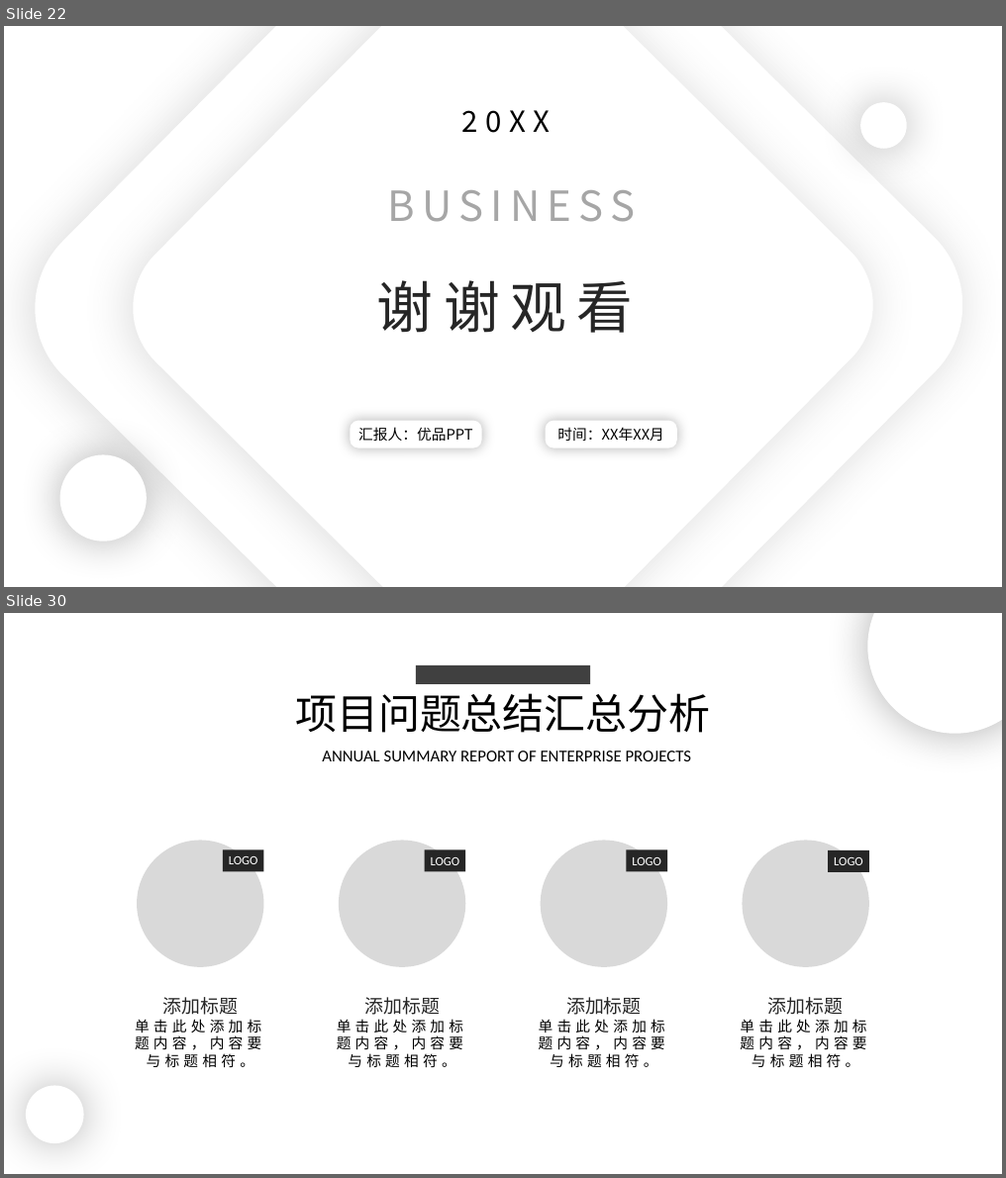
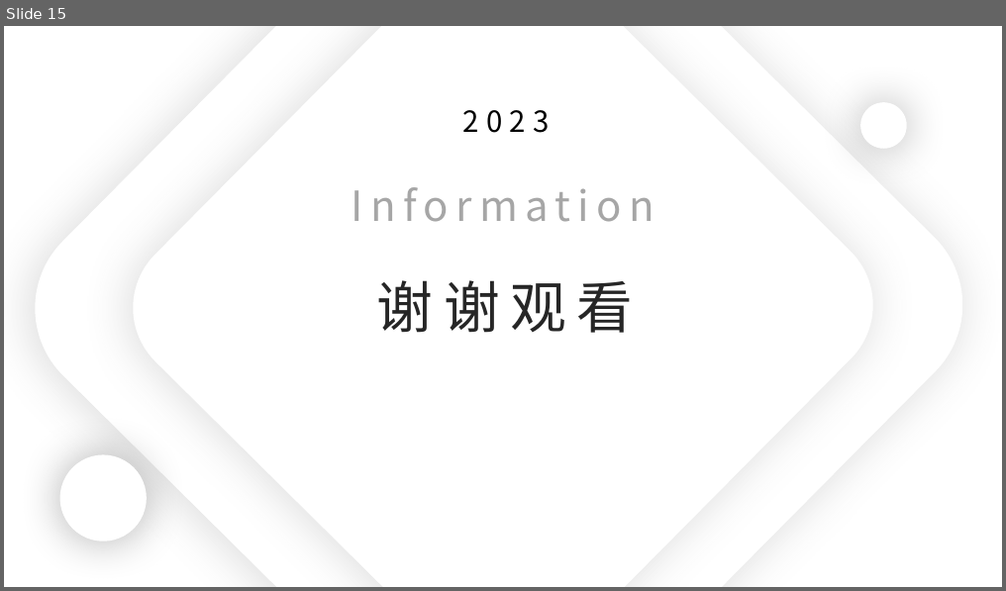
Before and after one commit to 1802024110/School-Assignment, a slide deck: BigData/分析.pptx. Shown one above the other, each under a label of ours: slides 22 and 30 before the commit, slide 15 after it; the slides between them are not shown. The pictures are 1006x1178 and 1006x591 pixels, drawn with LibreOffice and Linux fonts; fonts in the diff are those of the drawing. Boxes give left, top, right and bottom in pixels: in the first picture for what was removed or moved away, otherwise in the second. Text is boxed around its words. In the diff, an @@ line names an element or a change of style, - is before the commit and + after.

```diff
--- a/BigData/分析.pptx
+++ b/BigData/分析.pptx
@@ slide 30 removed at bbox=[4, 613, 1002, 1174], background #FFFFFF @@
@@ ellipse removed at bbox=[868, 613, 1002, 734] @@
@@ rectangle removed at bbox=[416, 665, 590, 684] @@
@@ text removed at bbox=[295, 693, 711, 733] @@
-项目问题总结汇总分析
@@ text removed at bbox=[322, 751, 692, 761] @@
-ANNUAL SUMMARY REPORT OF ENTERPRISE PROJECTS
@@ ellipse removed at bbox=[137, 841, 263, 967] @@
@@ ellipse removed at bbox=[339, 841, 466, 967] @@
@@ ellipse removed at bbox=[541, 841, 668, 967] @@
@@ ellipse removed at bbox=[743, 841, 869, 967] @@
@@ rectangle removed at bbox=[223, 851, 263, 872] @@
@@ text removed at bbox=[229, 857, 258, 864] @@
-LOGO
@@ rectangle removed at bbox=[425, 851, 466, 872] @@
@@ text removed at bbox=[431, 858, 460, 865] @@
-LOGO
@@ rectangle removed at bbox=[626, 851, 667, 872] @@
@@ text removed at bbox=[632, 858, 661, 865] @@
-LOGO
@@ rectangle removed at bbox=[829, 851, 869, 872] @@
@@ text removed at bbox=[834, 858, 863, 865] @@
-LOGO
@@ text removed at bbox=[163, 997, 239, 1015] @@
-添加标题
@@ text removed at bbox=[364, 997, 440, 1015] @@
-添加标题
@@ text removed at bbox=[566, 997, 642, 1015] @@
-添加标题
@@ text removed at bbox=[768, 997, 844, 1015] @@
-添加标题
@@ text removed at bbox=[135, 1019, 261, 1068] @@
-单击此处添加标题内容，内容要与标题相符。
@@ text removed at bbox=[337, 1019, 463, 1067] @@
-单击此处添加标题内容，内容要与标题相符。
@@ text removed at bbox=[539, 1019, 665, 1067] @@
-单击此处添加标题内容，内容要与标题相符。
@@ text removed at bbox=[740, 1019, 866, 1067] @@
-单击此处添加标题内容，内容要与标题相符。
@@ ellipse removed at bbox=[26, 1086, 84, 1145] @@
@@ what was slide 22 is now slide 15 @@
@@ slide 15 changed as well @@
@@ text at bbox=[463, 110, 549, 133]: text changed @@
-20XX
+2023
@@ text at bbox=[334, 176, 689, 234]: text changed @@
-BUSINESS
+Information
@@ rounded rectangle removed at bbox=[350, 421, 481, 448] @@
@@ text removed at bbox=[358, 427, 473, 442] @@
-汇报人：优品PPT
@@ rounded rectangle removed at bbox=[546, 421, 677, 448] @@
@@ text removed at bbox=[557, 427, 663, 442] @@
-时间：XX年XX月
```
Also in this commit, not shown: 4 other slides changed, 2 slides added, 16 other slides removed, 5 other files.
